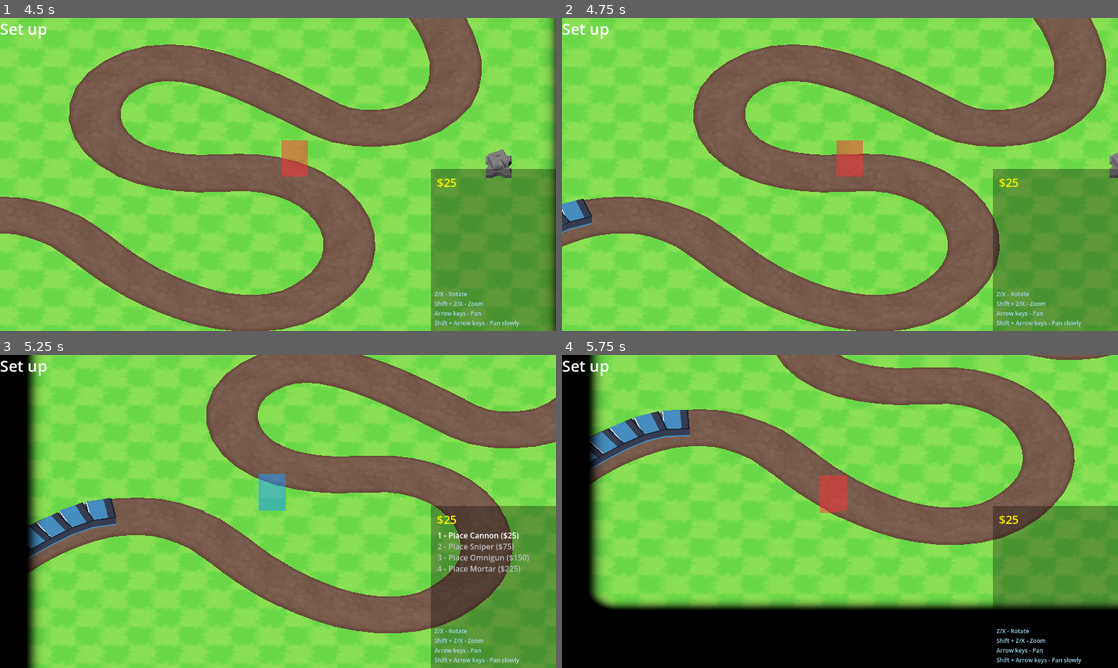
Above: before the commit, frames 1-4 (two rows, left to right).
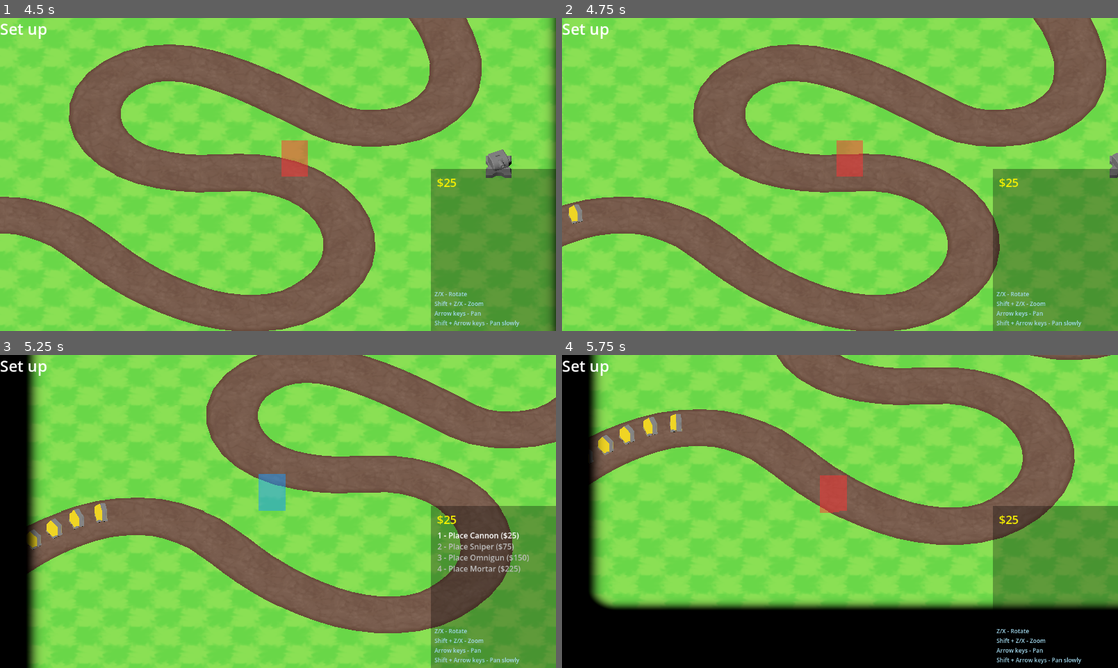
Above: after the commit, the same moments.

Repository: dairycultist/furry-roguelike-platformer
Game: Godot game, scene res://scene.tscn
Same seed, same stepped clock (60 frames per second), same inputs: the game is played once before the commit and once after it. The engine's default icon, where the game draws it, is replaced by a stand-in: a white triangle on a blue panel in a dark square.
Inputs:
- Up to frame 1 (4.5 s): tap Space (start_wave) at 0.5, 2.85 s; hold Right (pan_right) 0.53-1.28 s; tap X (camalt_negative) at 0.6 s; hold Down (pan_down) 1.28-2.03 s; tap Z (camalt_positive) at 1.35 s; hold Right (pan_right) 2.03-2.78 s; hold Shift (modify_action) 2.03-2.78 s; hold Up (pan_up) 2.78-3.53 s; hold Left (pan_left) from 3.53 s (still down); tap 1 (tool_1) at 3.6 s; tap 2 (tool_2) at 4.35 s
- Up to frame 2 (4.75 s): keep holding Left (pan_left)
- Up to frame 3 (5.25 s): release Left (pan_left) at 5.03 s; hold Down (pan_down) from 5.03 s (still down); tap 3 (tool_3) at 5.1 s
- Up to frame 4 (5.75 s): keep holding Down (pan_down)

Frame 1 is identical in both runs. In frame 2, 0.4% of the frame differs, in the area x 0-6%, y 57-69%; in frame 3, 1.4%; in frame 4, 1.6%, in the area x 5-23%, y 17-37%.

Commit message:
Enemy aesthetic

Diff:
--- a/enemy.tscn
+++ b/enemy/enemy.tscn
@@ -1,15 +1,15 @@
 [gd_scene format=3 uid="uid://cb5sx04t1xbpo"]
 
-[ext_resource type="Script" uid="uid://vnpc4i2w28lh" path="res://enemy.gd" id="1_qi2p4"]
+[ext_resource type="Script" uid="uid://vnpc4i2w28lh" path="res://enemy/enemy.gd" id="1_qi2p4"]
 [ext_resource type="Shader" uid="uid://bl2sqbvsmbi5q" path="res://toon.gdshader" id="2_iifgy"]
-[ext_resource type="Texture2D" uid="uid://8sp6e364jbjd" path="res://icon.svg" id="3_epg4t"]
-
-[sub_resource type="BoxMesh" id="BoxMesh_x0ryr"]
+[ext_resource type="ArrayMesh" uid="uid://dr1wux8ih50qy" path="res://enemy/enemy.obj" id="2_p200p"]
+[ext_resource type="Texture2D" uid="uid://cfisk6kbeayl" path="res://enemy/enemy.png" id="4_pmsee"]
+[ext_resource type="Texture2D" uid="uid://dfyjilw5snupr" path="res://enemy/shadow.png" id="5_pmsee"]
 
 [sub_resource type="ShaderMaterial" id="ShaderMaterial_ni31j"]
 render_priority = 0
 shader = ExtResource("2_iifgy")
-shader_parameter/albedo = ExtResource("3_epg4t")
+shader_parameter/albedo = ExtResource("4_pmsee")
 shader_parameter/uv_scale = Vector2(1, 1)
 shader_parameter/hit_fac = 1.0
 shader_parameter/origin_fade_dist = 12.0
@@ -22,5 +22,14 @@
 script = ExtResource("1_qi2p4")
 
 [node name="Mesh" type="MeshInstance3D" parent="." unique_id=1535816302]
-mesh = SubResource("BoxMesh_x0ryr")
+transform = Transform3D(-0.5, 0, -4.371139e-08, 0, 0.5, 0, 4.371139e-08, 0, -0.5, 0, 0, 0)
+mesh = ExtResource("2_p200p")
 surface_material_override/0 = SubResource("ShaderMaterial_ni31j")
+
+[node name="Decal" type="Decal" parent="." unique_id=1575702774]
+size = Vector3(1, 1, 1)
+texture_albedo = ExtResource("5_pmsee")
+albedo_mix = 0.7
+upper_fade = 1.6502408e-05
+lower_fade = 1.0887505e-05
+cull_mask = 2
--- a/wave_orchestrator.gd
+++ b/enemy/wave_orchestrator.gd
@@ -1,6 +1,6 @@
 extends Node3D;
 
-const enemy_prefab := preload("res://enemy.tscn");
+const enemy_prefab := preload("res://enemy/enemy.tscn");
 
 @export var _enemy_path : Node3D;
 
--- a/scene.tscn
+++ b/scene.tscn
@@ -1,13 +1,13 @@
 [gd_scene format=3 uid="uid://d3tflhq8vgolo"]
 
-[ext_resource type="Texture2D" uid="uid://xhb4a20u8dfe" path="res://grass.png" id="1_m7jmp"]
+[ext_resource type="Texture2D" uid="uid://xhb4a20u8dfe" path="res://level/grass.png" id="1_m7jmp"]
 [ext_resource type="Shader" uid="uid://bl2sqbvsmbi5q" path="res://toon.gdshader" id="1_y2354"]
 [ext_resource type="Script" uid="uid://btguypw88w8b6" path="res://player.gd" id="2_nxogm"]
 [ext_resource type="Script" uid="uid://btc3b8xr27eyr" path="res://grid_map.gd" id="3_3253y"]
-[ext_resource type="ArrayMesh" uid="uid://chrc7hrfxtyul" path="res://path.obj" id="4_m7jmp"]
-[ext_resource type="Texture2D" uid="uid://di8cf2ijph50w" path="res://dirt.png" id="4_u3cyc"]
-[ext_resource type="Script" uid="uid://baf7a64j7ehvq" path="res://enemy_path.gd" id="7_xlvrw"]
-[ext_resource type="Script" uid="uid://bk0lb4qx4f065" path="res://wave_orchestrator.gd" id="9_73fnb"]
+[ext_resource type="ArrayMesh" uid="uid://chrc7hrfxtyul" path="res://level/path.obj" id="4_m7jmp"]
+[ext_resource type="Texture2D" uid="uid://di8cf2ijph50w" path="res://level/dirt.png" id="4_u3cyc"]
+[ext_resource type="Script" uid="uid://baf7a64j7ehvq" path="res://enemy/enemy_path.gd" id="7_xlvrw"]
+[ext_resource type="Script" uid="uid://bk0lb4qx4f065" path="res://enemy/wave_orchestrator.gd" id="9_73fnb"]
 
 [sub_resource type="PlaneMesh" id="PlaneMesh_lxpj2"]
 size = Vector2(26, 26)
--- a/tower/cannon/cannon1.tscn
+++ b/tower/cannon/cannon1.tscn
@@ -7,7 +7,7 @@
 [ext_resource type="ArrayMesh" uid="uid://brqw8q3xlx0oi" path="res://tower/muzzle_flash.obj" id="5_41n4c"]
 [ext_resource type="Shader" uid="uid://bl2sqbvsmbi5q" path="res://toon.gdshader" id="6_v0qna"]
 [ext_resource type="Texture2D" uid="uid://bjvgrdv7uu0gq" path="res://tower/muzzle_flash.png" id="7_gjumv"]
-[ext_resource type="Texture2D" uid="uid://c64dvti0otlrp" path="res://radius.png" id="8_64xbh"]
+[ext_resource type="Texture2D" uid="uid://c64dvti0otlrp" path="res://tower/radius.png" id="8_64xbh"]
 
 [sub_resource type="ShaderMaterial" id="ShaderMaterial_4rfjx"]
 render_priority = 0
--- a/tower/mortar/mortar1.tscn
+++ b/tower/mortar/mortar1.tscn
@@ -7,7 +7,7 @@
 [ext_resource type="ArrayMesh" uid="uid://brqw8q3xlx0oi" path="res://tower/muzzle_flash.obj" id="5_nqktt"]
 [ext_resource type="Shader" uid="uid://bl2sqbvsmbi5q" path="res://toon.gdshader" id="6_pa1ad"]
 [ext_resource type="Texture2D" uid="uid://bjvgrdv7uu0gq" path="res://tower/muzzle_flash.png" id="7_h3smt"]
-[ext_resource type="Texture2D" uid="uid://4bsvmoct5kwv" path="res://radius_longrange.png" id="8_hlpm8"]
+[ext_resource type="Texture2D" uid="uid://4bsvmoct5kwv" path="res://tower/radius_longrange.png" id="8_hlpm8"]
 
 [sub_resource type="ShaderMaterial" id="ShaderMaterial_4rfjx"]
 render_priority = 0
--- a/tower/omnigun/omnigun1.tscn
+++ b/tower/omnigun/omnigun1.tscn
@@ -7,7 +7,7 @@
 [ext_resource type="ArrayMesh" uid="uid://brqw8q3xlx0oi" path="res://tower/muzzle_flash.obj" id="5_acs8w"]
 [ext_resource type="Shader" uid="uid://bl2sqbvsmbi5q" path="res://toon.gdshader" id="6_osdpi"]
 [ext_resource type="Texture2D" uid="uid://bjvgrdv7uu0gq" path="res://tower/muzzle_flash.png" id="7_oxa0x"]
-[ext_resource type="Texture2D" uid="uid://c64dvti0otlrp" path="res://radius.png" id="8_n53jb"]
+[ext_resource type="Texture2D" uid="uid://c64dvti0otlrp" path="res://tower/radius.png" id="8_n53jb"]
 
 [sub_resource type="ShaderMaterial" id="ShaderMaterial_4rfjx"]
 render_priority = 0
--- a/tower/sniper/sniper1.tscn
+++ b/tower/sniper/sniper1.tscn
@@ -7,7 +7,7 @@
 [ext_resource type="ArrayMesh" uid="uid://brqw8q3xlx0oi" path="res://tower/muzzle_flash.obj" id="5_qej70"]
 [ext_resource type="Shader" uid="uid://bl2sqbvsmbi5q" path="res://toon.gdshader" id="6_q3a56"]
 [ext_resource type="Texture2D" uid="uid://bjvgrdv7uu0gq" path="res://tower/muzzle_flash.png" id="7_ydtxl"]
-[ext_resource type="Texture2D" uid="uid://4bsvmoct5kwv" path="res://radius_longrange.png" id="8_4aon5"]
+[ext_resource type="Texture2D" uid="uid://4bsvmoct5kwv" path="res://tower/radius_longrange.png" id="8_4aon5"]
 
 [sub_resource type="ShaderMaterial" id="ShaderMaterial_4rfjx"]
 render_priority = 0
Renamed: enemy.gd -> enemy/enemy.gd
Renamed: enemy.gd.uid -> enemy/enemy.gd.uid
Not shown, added: enemy/enemy.obj
Not shown, added: enemy/enemy.obj.import
Binary file added: enemy/enemy.png
Not shown, changed: enemy/enemy.png.import
Renamed: enemy_path.gd -> enemy/enemy_path.gd
Renamed: enemy_path.gd.uid -> enemy/enemy_path.gd.uid
Binary file added: enemy/shadow.png
Not shown, added: enemy/shadow.png.import
Renamed: wave_orchestrator.gd.uid -> enemy/wave_orchestrator.gd.uid
Renamed: dirt.png -> level/dirt.png
(and 12 more such lines)
